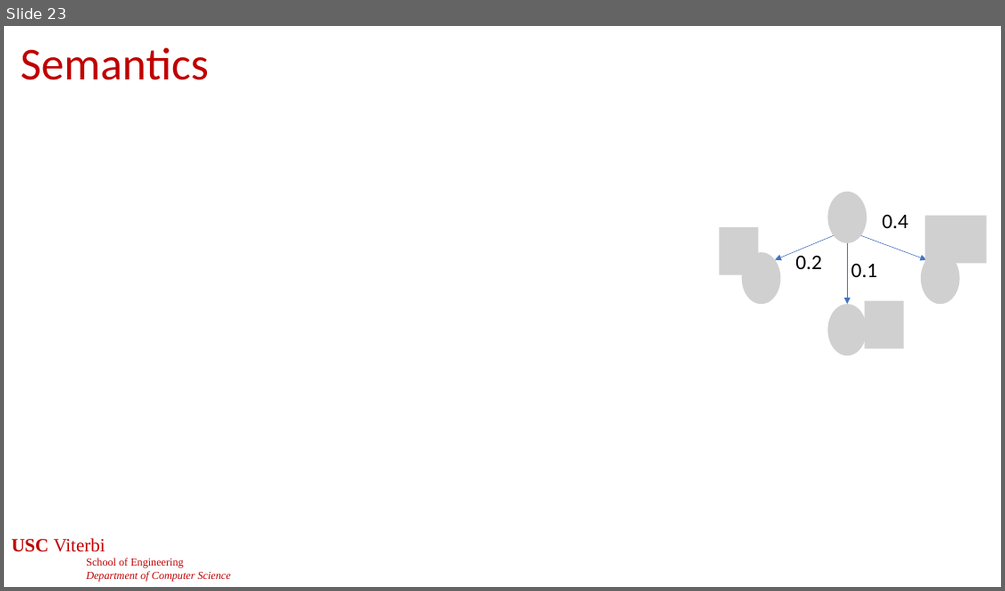
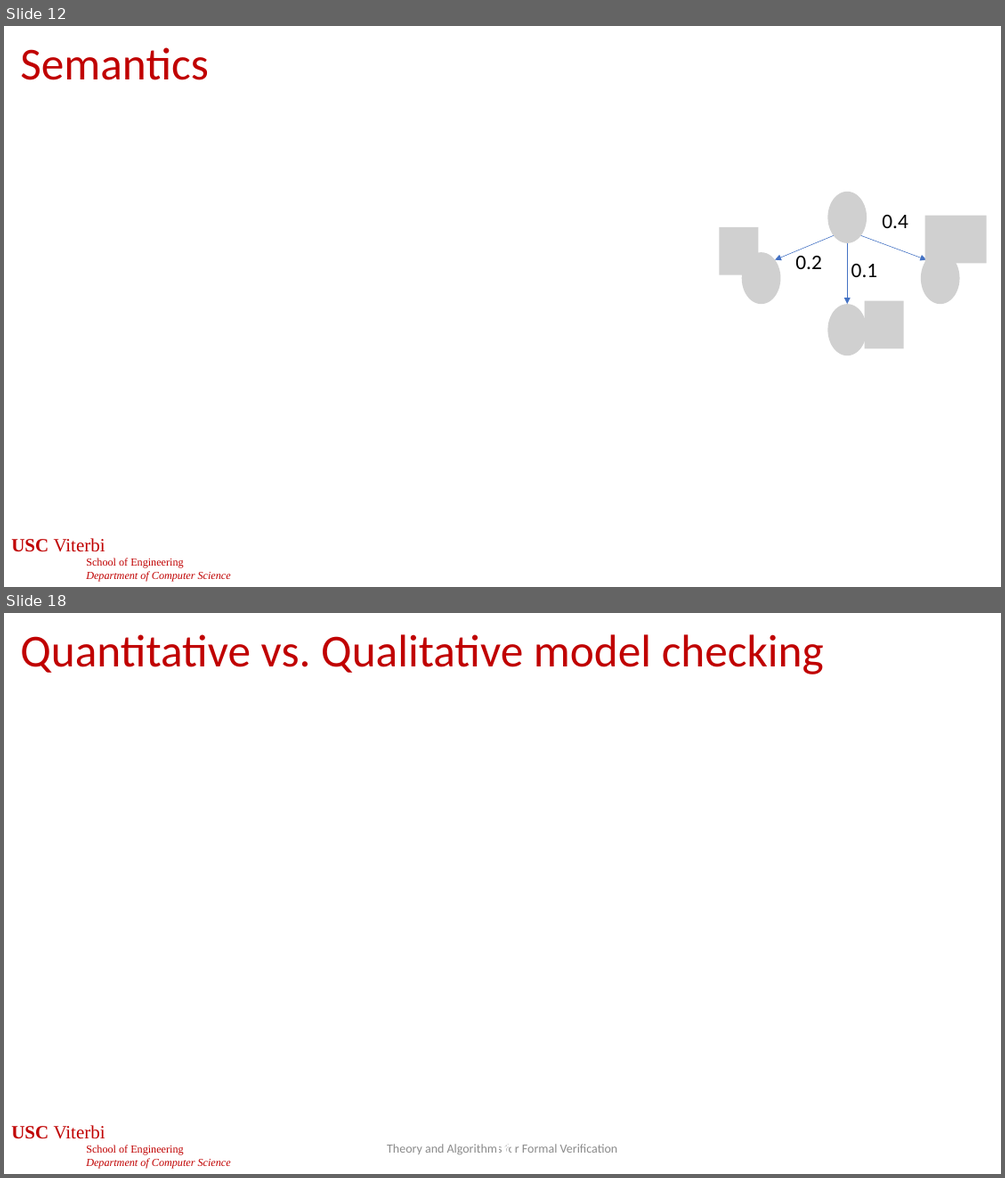
Before and after one commit to jdeshmukh/jdeshmukh.github.io, a slide deck: teaching/cs513slides/lecture9-Probabilistic-Models.pptx. Shown one above the other, each under a label of ours: slide 23 before the commit, slides 12 and 18 after it; the slides between them are not shown. The pictures are 1005x591 and 1005x1178 pixels, drawn with LibreOffice and Linux fonts; fonts in the diff are those of the drawing; grey boxes stand for pictures; background and template pictures are left out. Boxes give left, top, right and bottom in pixels: in the first picture for what was removed or moved away, otherwise in the second. Text is boxed around its words. In the diff, an @@ line names an element or a change of style, - is before the commit and + after.

Commit message:
new slides

```diff
--- a/teaching/cs513slides/lecture9-Probabilistic-Models.pptx
+++ b/teaching/cs513slides/lecture9-Probabilistic-Models.pptx
@@ slide 18 added at (4, 613, 1001, 1174), background #FFFFFF; not listed: 1 template element that a slide beside it also shows @@
@@ title added at (20, 634, 824, 674), 44 pt, text #C00000 @@
+Quantitative vs. Qualitative model checking
@@ text added at (387, 1143, 618, 1155), 12 pt, text #8C8C8C @@
+Theory and Algorithms for Formal Verification
@@ page number added at (491, 1145, 516, 1152), 24 pt, text #FFFFFF @@
+18
@@ what was slide 23 is now slide 12 @@
```
Also in this commit, not shown: 13 slides changed, 12 other slides added.
